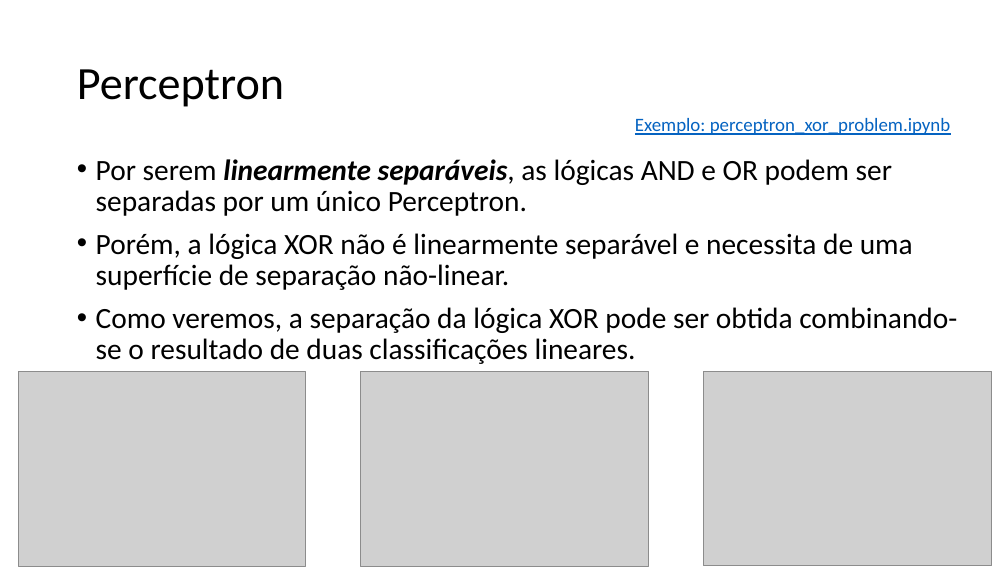
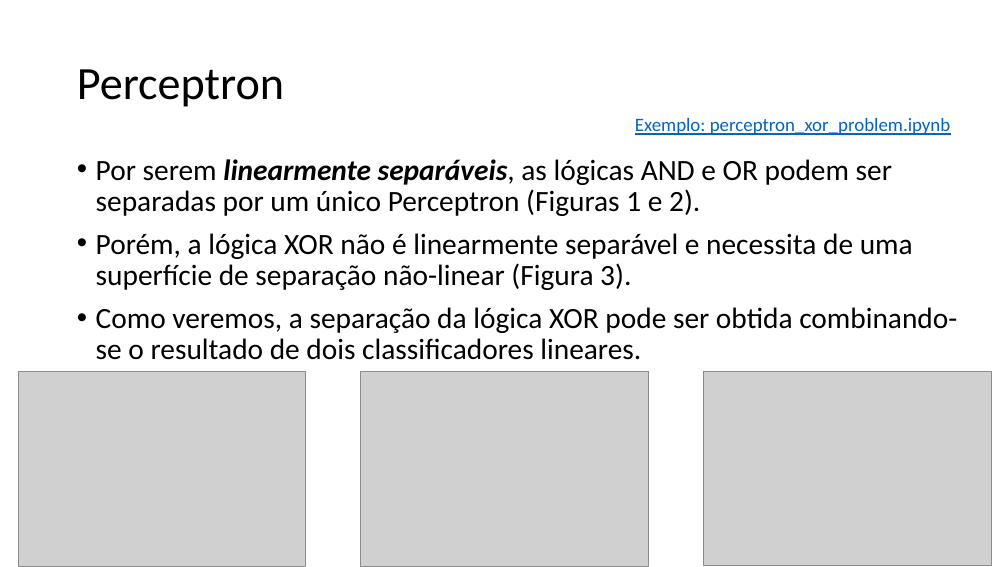
Before and after one commit to zz4fap/t320_aprendizado_de_maquina, a slide deck: slide 19 of slides/T320_Redes_Neurais_Artificiais (Parte I).pptx. Drawn at 1008x567 pixels with LibreOffice and Linux fonts; fonts in the diff are those of the drawing; grey boxes stand for pictures. Boxes give left, top, right and bottom in pixels: in the first picture for what was removed or moved away, otherwise in the second. Text is boxed around its words. In the diff, an @@ line names an element or a change of style, - is before the commit and + after.

```diff
--- a/slides/T320_Redes_Neurais_Artificiais (Parte I).pptx
+++ b/slides/T320_Redes_Neurais_Artificiais (Parte I).pptx
@@ text at (96, 159, 957, 360): text changed @@
-• Por serem linearmente separáveis, as lógicas AND e OR podem ser separadas por um único Perceptron.
-• Porém, a lógica XOR não é linearmente separável e necessita de uma superfície de separação não-linear.
-• Como veremos, a separação da lógica XOR pode ser obtida combinando-se o resultado de duas classificações lineares.
+• Por serem linearmente separáveis, as lógicas AND e OR podem ser separadas por um único Perceptron (Figuras 1 e 2).
+• Porém, a lógica XOR não é linearmente separável e necessita de uma superfície de separação não-linear (Figura 3).
+• Como veremos, a separação da lógica XOR pode ser obtida combinando-se o resultado de dois classificadores lineares.
```
Also in this commit, not shown: 4 other slides changed, 1 slide added, 1 slide removed, 1 other file.
